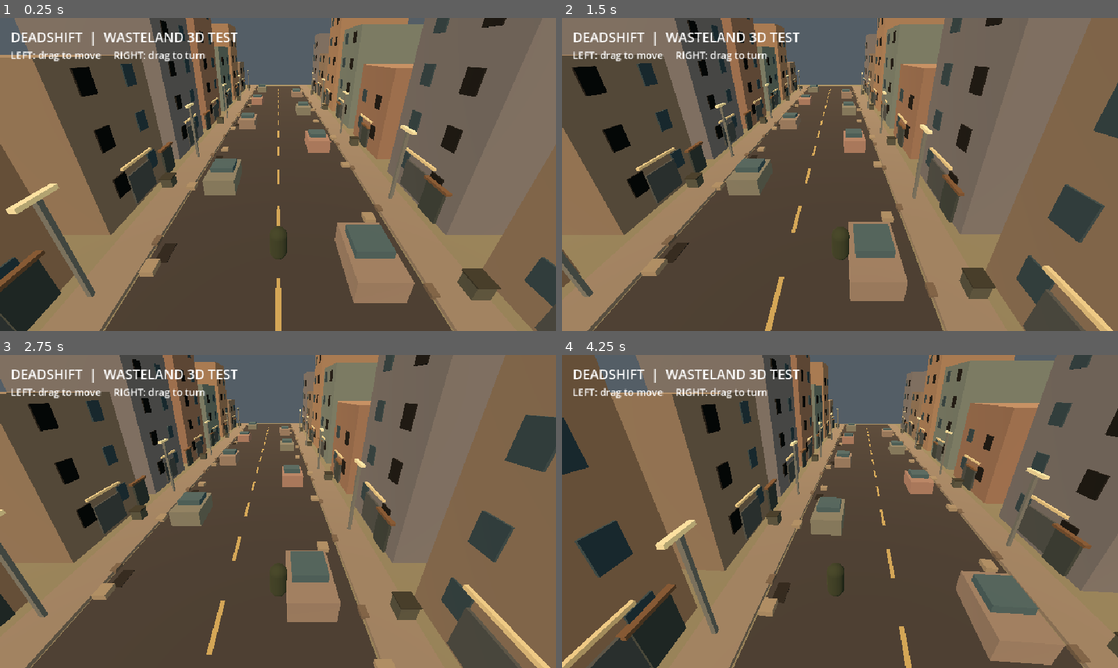
Above: before the commit, frames 1-4 (two rows, left to right).
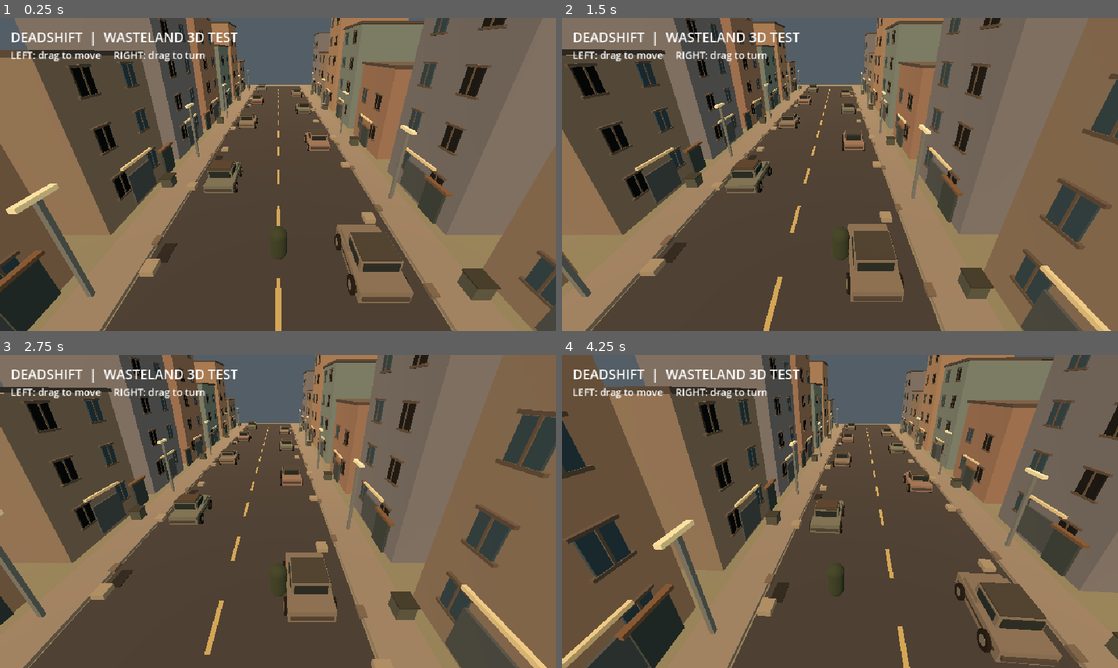
Above: after the commit, the same moments.

Repository: dennypag02/deadshift
Game: Godot game, scene res://main.tscn
The game is run twice, just before and just after one commit, with the same random seed, the same clock (stepped at 60 frames per second) and the same inputs.
Inputs (mouse positions are in pixels of both pictures, inside the frame that each line leads up to):
- Up to frame 1 (0.25 s): no input
- Up to frame 2 (1.5 s): move the mouse to (962, 158) at 0.52 s; hold Right (ui_right) 0.53-1.25 s; click (962, 158) at 0.67 s; drag from (728, 190) to (812, 237) at 1.27 s
- Up to frame 3 (2.75 s): move the mouse to (333, 442) at 2.02 s; hold Right (ui_right) from 2.03 s (still down)
- Up to frame 4 (4.25 s): release Right (ui_right) at 2.75 s; drag from (812, 574) to (673, 464) at 2.77 s; move the mouse to (1006, 558) at 3.52 s; hold Left (ui_left) from 3.53 s (still down)

The runs differ from the first frame. In frame 1, 4.9% of the frame differs, in the area x 0-100%, y 0-93%; in frame 2, 8.9%; in frame 3, 8.4%; in frame 4, 11%, in the area x 0-100%, y 0-100%.

Commit message:
V5.1 improve vehicle silhouettes and building facade depth

Diff:
--- a/godot3d/wasteland.gd
+++ b/godot3d/wasteland.gd
@@ -34,6 +34,52 @@
         collider.shape = box
         body.add_child(collider)
     return body
+
+func _wheel(pos: Vector3) -> void:
+    var mesh := MeshInstance3D.new()
+    var cylinder := CylinderMesh.new()
+    cylinder.top_radius = 0.42
+    cylinder.bottom_radius = 0.42
+    cylinder.height = 0.18
+    cylinder.radial_segments = 12
+    mesh.mesh = cylinder
+    mesh.position = pos
+    mesh.rotation_degrees.z = 90
+    var tire := StandardMaterial3D.new()
+    tire.albedo_color = Color(0.075, 0.075, 0.073)
+    mesh.material_override = tire
+    add_child(mesh)
+    var hub := MeshInstance3D.new()
+    var hub_mesh := CylinderMesh.new()
+    hub_mesh.top_radius = 0.22
+    hub_mesh.bottom_radius = 0.22
+    hub_mesh.height = 0.20
+    hub_mesh.radial_segments = 10
+    hub.mesh = hub_mesh
+    hub.position = pos
+    hub.rotation_degrees.z = 90
+    var steel := StandardMaterial3D.new()
+    steel.albedo_color = Color(0.35, 0.36, 0.34)
+    hub.material_override = steel
+    add_child(hub)
+
+func _car(x: float, z: float, color: Color, variant: int) -> void:
+    # Recognizable vehicle silhouette: chassis, hood, sloped cabin, windows and wheels.
+    _box(Vector3(x, 0.66, z), Vector3(2.05, 0.62, 4.05), color)
+    _box(Vector3(x, 1.11, z - 0.78), Vector3(1.95, 0.24, 1.40), color, false)
+    _box(Vector3(x, 1.42, z + 0.30), Vector3(1.72, 0.54, 1.78), color, false)
+    _box(Vector3(x, 1.72, z + 0.30), Vector3(1.62, 0.08, 1.68), Color(0.21, 0.22, 0.21), false)
+    _box(Vector3(x, 1.43, z - 0.64), Vector3(1.47, 0.43, 0.065), Color(0.11, 0.17, 0.19), false)
+    _box(Vector3(x, 1.43, z + 1.24), Vector3(1.47, 0.43, 0.065), Color(0.10, 0.15, 0.16), false)
+    for side in [-1.0, 1.0]:
+        _box(Vector3(x + side * 0.88, 1.43, z + 0.32), Vector3(0.035, 0.38, 1.34), Color(0.10, 0.16, 0.17), false)
+        _box(Vector3(x + side * 0.99, 0.62, z), Vector3(0.09, 0.12, 3.55), Color(0.20, 0.19, 0.17), false)
+        _wheel(Vector3(x + side * 1.07, 0.43, z - 1.25))
+        _wheel(Vector3(x + side * 1.07, 0.43, z + 1.25))
+    _box(Vector3(x, 0.64, z - 2.06), Vector3(1.85, 0.17, 0.13), Color(0.23, 0.23, 0.22), false)
+    _box(Vector3(x, 0.64, z + 2.06), Vector3(1.85, 0.17, 0.13), Color(0.23, 0.23, 0.22), false)
+    if variant % 3 == 0:
+        _box(Vector3(x, 1.80, z + 0.35), Vector3(1.5, 0.08, 1.3), Color(0.24, 0.22, 0.19), false)
 
 func _build_world() -> void:
     var env := WorldEnvironment.new()
@@ -65,6 +111,11 @@
                 var front: float = float(side) * 9.43
                 _box(Vector3(front, 2.1 + floor_idx * 2.9, z - 1.9), Vector3(0.08, 1.25, 1.1), Color(0.16, 0.25, 0.30), false)
                 _box(Vector3(front, 2.1 + floor_idx * 2.9, z + 1.9), Vector3(0.08, 1.25, 1.1), Color(0.065, 0.085, 0.09), false)
+                for win_z in [z - 1.9, z + 1.9]:
+                    _box(Vector3(front, 2.80 + floor_idx * 2.9, win_z), Vector3(0.16, 0.12, 1.42), Color(0.29, 0.27, 0.25), false)
+                    _box(Vector3(front, 1.43 + floor_idx * 2.9, win_z), Vector3(0.16, 0.12, 1.42), Color(0.30, 0.28, 0.25), false)
+                    _box(Vector3(front, 2.1 + floor_idx * 2.9, win_z), Vector3(0.16, 1.38, 0.09), Color(0.31, 0.29, 0.26), false)
+            _box(Vector3(side * 14.5, h + 0.13, z), Vector3(10.35, 0.25, 8.3), Color(0.26, 0.25, 0.24), false)
             _box(Vector3(side * 9.35, 1.35, z), Vector3(0.12, 2.0, 2.7), Color(0.24, 0.28, 0.30), false)
             _box(Vector3(side * 9.29, 3.0, z), Vector3(0.16, 0.16, 3.4), Color(0.80, 0.72, 0.54), false)
     for i in range(30):
@@ -87,8 +138,7 @@
     for i in range(11):
         var z := -40.0 + i * 8.1
         var side := -1 if i % 2 == 0 else 1
-        _box(Vector3(side * 4.2, 0.65, z), Vector3(2.2, 1.2, 3.6), Color(0.39 + 0.06 * (i % 3), 0.42, 0.40))
-        _box(Vector3(side * 4.2, 1.42, z - 0.3), Vector3(1.7, 0.42, 1.8), Color(0.22, 0.33, 0.38), false)
+        _car(float(side) * 4.2, z, Color(0.34 + 0.045 * float(i % 3), 0.37, 0.34), i)
     for i in range(12):
         var side: float = -1.0 if i % 2 == 0 else 1.0
         var z: float = -41.0 + i * 7.4
